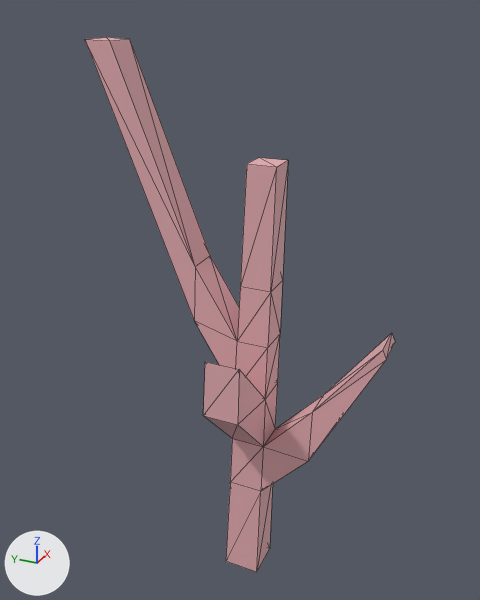
One commit to the glTF model client/public/3d/models/tough_tree.glb: the scene before it, then after it.
One viewpoint serves both versions: a 50 mm lens placed at (-1.087, -0.464, 1.195), pointed at (0.011, 0.03, 0.646). Every picture has the same lights, and +X, +Y and +Z are marked at lower left. Mesh edges are drawn as thin lines. Vertices at the same position are counted once.

The older version as bpy lines, for what is in view:
```python
me_cylinder_076 = bpy.data.meshes.new('Cylinder.076')
me_cylinder_076.from_pydata(...)  # 48 vertices, 90 faces; spans x -0.162..0.042, y -0.276..0.317, z -0.009..1.125
me_cylinder_076.materials.append(mat_defaultmaterial)
ob_cylinder_077 = bpy.data.objects.new('Cylinder.077', me_cylinder_076)
ob_cylinder_077.location = (0.0, 0.0, 0.0)
```
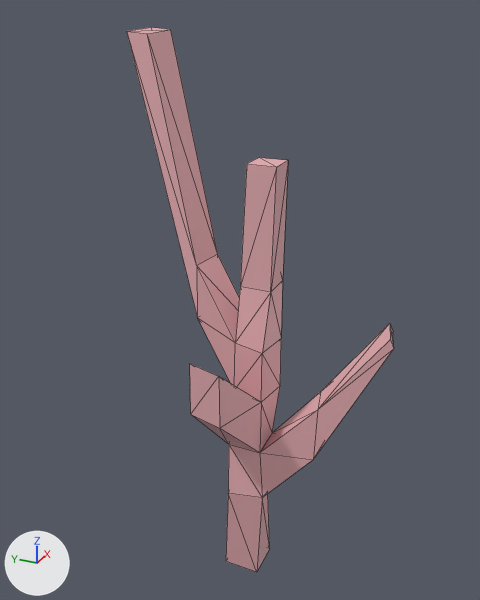
Location of each change, [x1, y1, x2, y2] in pixels of the pictures (480 x 600 px):
```json
{"object": "Cylinder.077", "change": "reshaped", "before": [85, 37, 395, 572], "after": [127, 27, 394, 572], "on screen": "14% narrower"}
```

The change, as JSON lines over the scene's bpy script:
```json
{"block": "me_cylinder_076", "where": "# used by ob_cylinder_077; location = (0.0, 0.0, 0.0)"}
{"op": "remove", "block": "me_cylinder_076", "code": "me_cylinder_076.from_pydata(...)  # 48 vertices, 90 faces; spans x -0.162..0.042, y -0.276..0.317, z -0.009..1.125"}
{"op": "add", "block": "me_cylinder_076", "code": "me_cylinder_076.from_pydata(...)  # 48 vertices, 90 faces; spans x -0.178..0.131, y -0.279..0.29, z -0.009..1.139"}
{"block": "me_cylinder_076", "change": "me_cylinder_076 part 1"}
{"block": "me_cylinder_076", "change": "7 vertices are removed from x -0.035..0.039, y -0.268..0.265, z 0.225..1.123"}
{"block": "me_cylinder_076", "change": "41 faces are deleted"}
{"block": "me_cylinder_076", "change": "29 vertices move from x -0.162..0.039, y -0.276..0.317, z 0.225..1.125 to x -0.178..0.118, y -0.279..0.29, z 0.225..1.136"}
{"block": "me_cylinder_076", "change": "7 vertices are added at x -0.069..0.131, y -0.272..0.275, z 0.225..1.139"}
{"block": "me_cylinder_076", "change": "41 new faces join them"}
```
